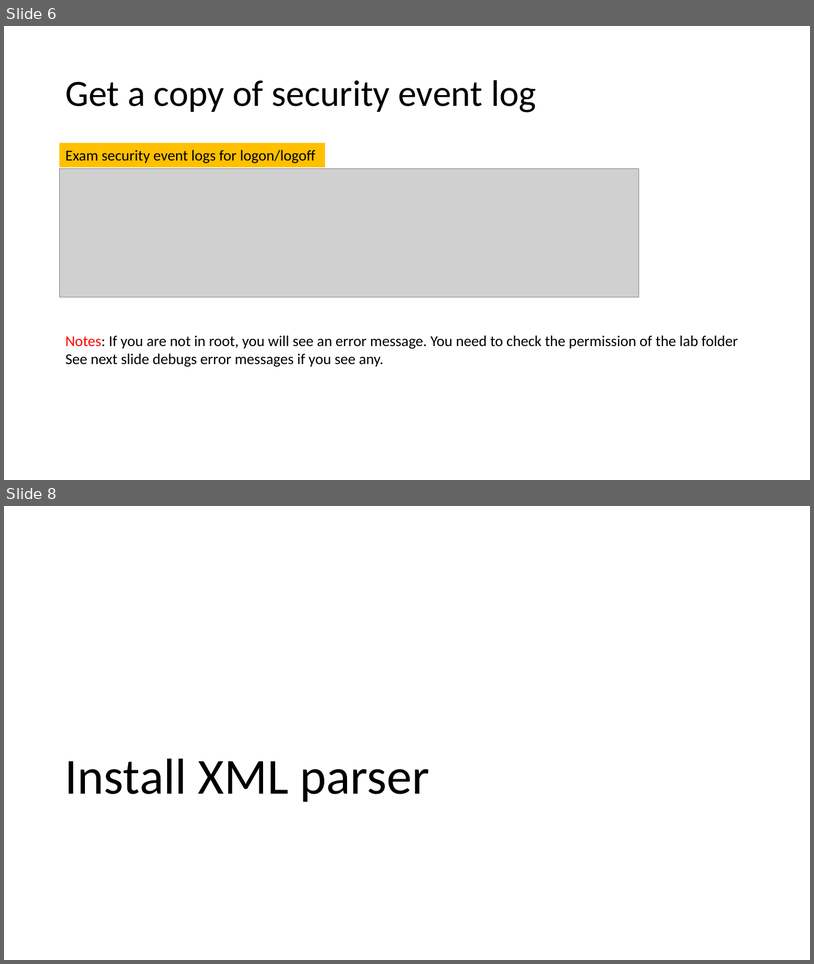
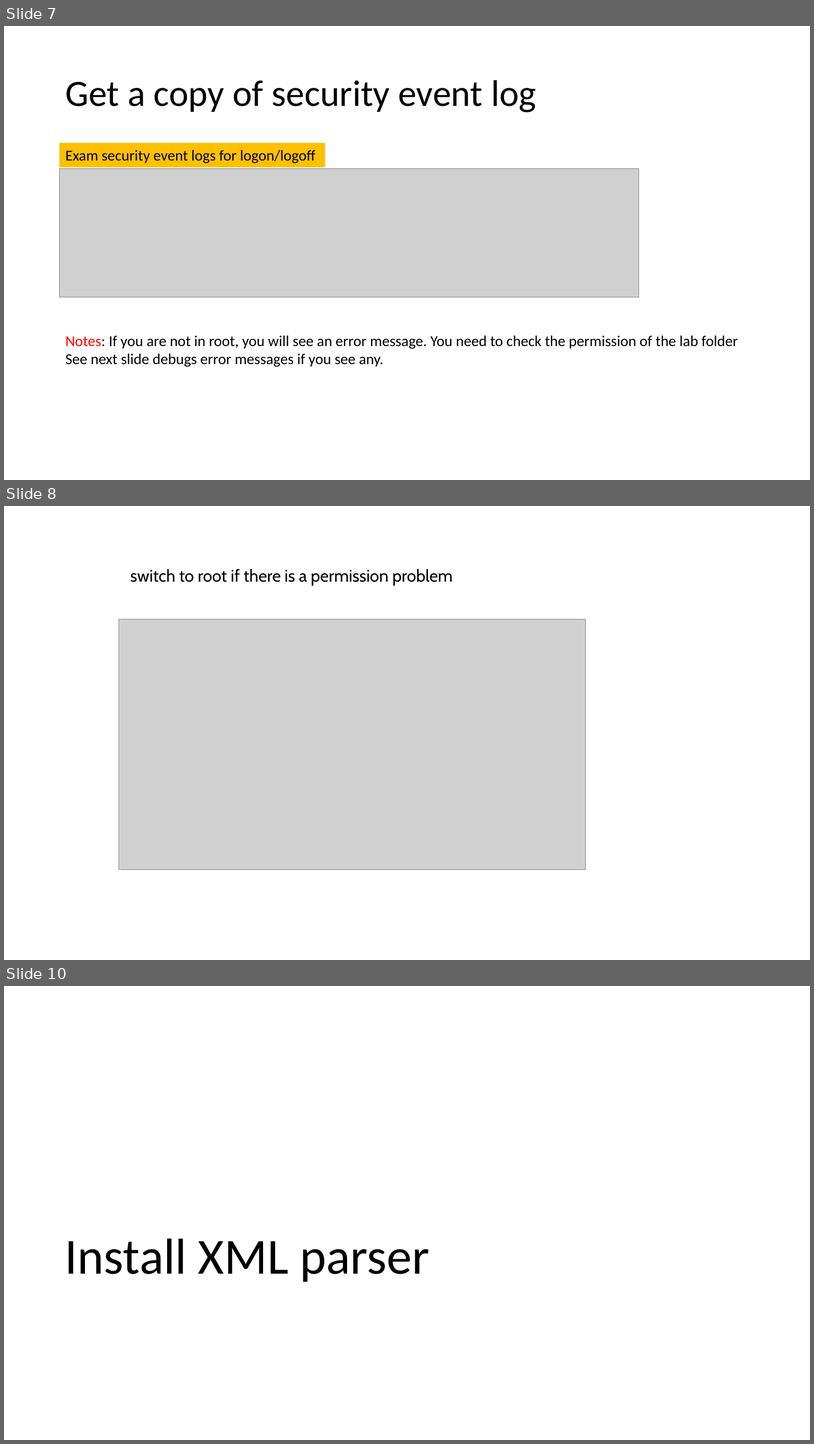
Before and after one commit to frankwxu/digital-forensics-lab, a slide deck: NIST_Data_Leakage_Case/NIST_Data_Leakage_02._WinEvt_XML.pptx. Shown one above the other, each under a label of ours: slides 6 and 8 before the commit, slides 7, 8 and 10 after it; the slides between them are not shown. The pictures are 814x964 and 814x1444 pixels, drawn with LibreOffice and Linux fonts; fonts in the diff are those of the drawing; grey boxes stand for pictures; background and template pictures are left out. Boxes give left, top, right and bottom in pixels: in the first picture for what was removed or moved away, otherwise in the second. Text is boxed around its words. In the diff, an @@ line names an element or a change of style, - is before the commit and + after.

```diff
--- a/NIST_Data_Leakage_Case/NIST_Data_Leakage_02._WinEvt_XML.pptx
+++ b/NIST_Data_Leakage_Case/NIST_Data_Leakage_02._WinEvt_XML.pptx
@@ slide 8 added at [4, 506, 810, 960], background #FFFFFF @@
@@ text added at [131, 569, 453, 585], 20 pt, text #000000 @@
+switch to root if there is a permission problem
@@ picture added at [119, 619, 586, 869] @@
@@ what was slide 6 is now slide 7 @@
@@ what was slide 8 is now slide 10 @@
```
Also in this commit, not shown: 1 slide changed, 2 other slides added, 1 slide removed, 3 other files.
